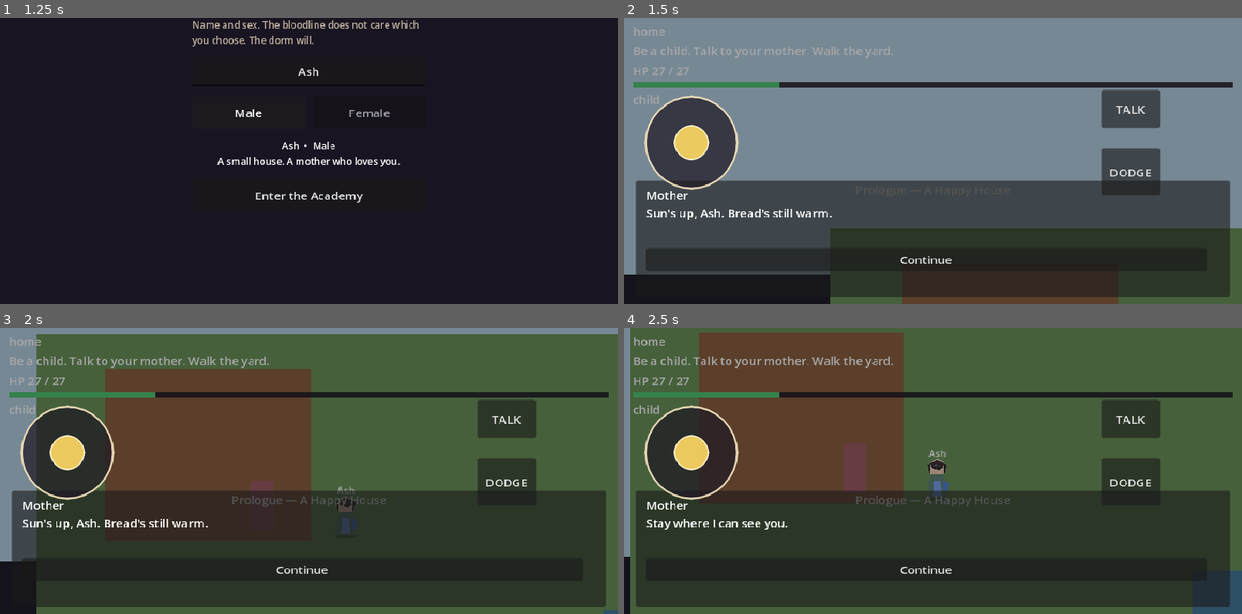
Above: before the commit, frames 1-4 (two rows, left to right).
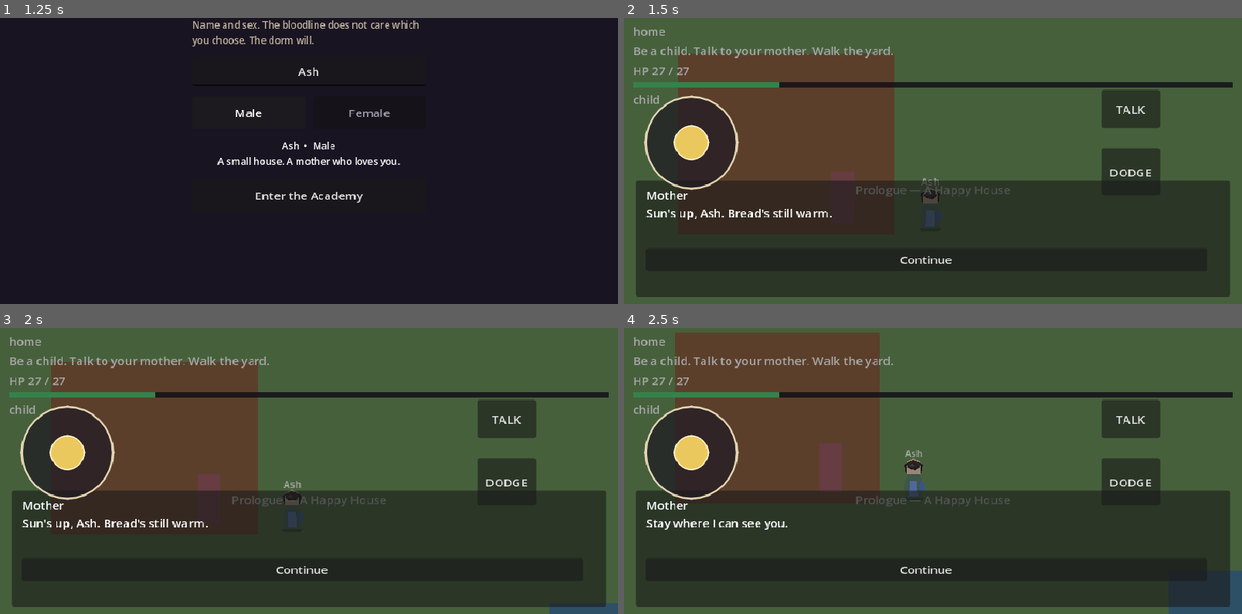
Above: after the commit, the same moments.

Repository: sk7hg824nn-ux/bloodbound-summoner
Game: Godot game, scene res://scenes/boot/Boot.tscn
Two runs of this game, one before a commit and one after it. Both use one fixed random seed, a clock stepped at 60 frames per second and the inputs below.
Inputs:
- Up to frame 1 (1.25 s): click "Create Protagonist" at 0.5 s
- Up to frame 2 (1.5 s): click "Enter the Academy" at 1.25 s
- Up to frame 3 (2 s): no input
- Up to frame 4 (2.5 s): click "Continue" at 2 s

Frame 1 is identical in both runs. In frame 2, 76% of the frame differs, in the area x 0-100%, y 0-100%; in frame 3, 13%; in frame 4, 4.5%.

Commit message:
Childhood yard collision fence + academy camera bounds

Diff:
--- a/scripts/world/academy_hub.gd
+++ b/scripts/world/academy_hub.gd
@@ -1,5 +1,4 @@
 extends Node2D
-## Player-brick academy. Same Player class. No combat. No companions.
 
 @onready var player: Player = $Entities/Player
 @onready var touch: TouchControls = $TouchControls
@@ -14,6 +13,7 @@
 	touch.set_kit("academy")
 	camera.set_target(player)
 	camera.set_mode(Camera2DDirector.Mode.EXPLORE)
+	camera.set_bounds(Rect2(-20, 160, 1220, 580))
 	touch.joystick_moved.connect(player.set_joystick)
 	touch.interact_pressed.connect(_talk)
 	player.interact_pressed.connect(_talk)
--- a/scripts/world/childhood.gd
+++ b/scripts/world/childhood.gd
@@ -16,6 +16,7 @@
 	touch.set_kit("child")
 	camera.set_target(player)
 	camera.set_mode(Camera2DDirector.Mode.EXPLORE)
+	_fence_yard()
 	touch.joystick_moved.connect(player.set_joystick)
 	touch.attack_pressed.connect(func(): EventBus.toast.emit("Not here. Not yet."))
 	touch.dodge_pressed.connect(func(): player.try_dodge())
@@ -29,6 +30,28 @@
 			node.body_exited.connect(_on_exit.bind(node))
 	Campaign.set_chapter("pro0_home")
 	_say(Prologue.morning(GameState.player_name))
+
+func _fence_yard() -> void:
+	var yard := Rect2(-20, 160, 1000, 560)
+	camera.set_bounds(yard)
+	var wall := StaticBody2D.new()
+	wall.collision_layer = 2
+	wall.collision_mask = 0
+	$World.add_child(wall)
+	var thick := 40.0
+	var boxes: Array[Rect2] = [
+		Rect2(yard.position.x - thick, yard.position.y - thick, yard.size.x + thick * 2.0, thick),
+		Rect2(yard.position.x - thick, yard.end.y, yard.size.x + thick * 2.0, thick),
+		Rect2(yard.position.x - thick, yard.position.y, thick, yard.size.y),
+		Rect2(yard.end.x, yard.position.y, thick, yard.size.y),
+	]
+	for box in boxes:
+		var shape := CollisionShape2D.new()
+		var rect := RectangleShape2D.new()
+		rect.size = box.size
+		shape.shape = rect
+		shape.position = box.get_center()
+		wall.add_child(shape)
 
 func _on_enter(body: Node, spot: Interactable) -> void:
 	if body == player and spot not in _near:
